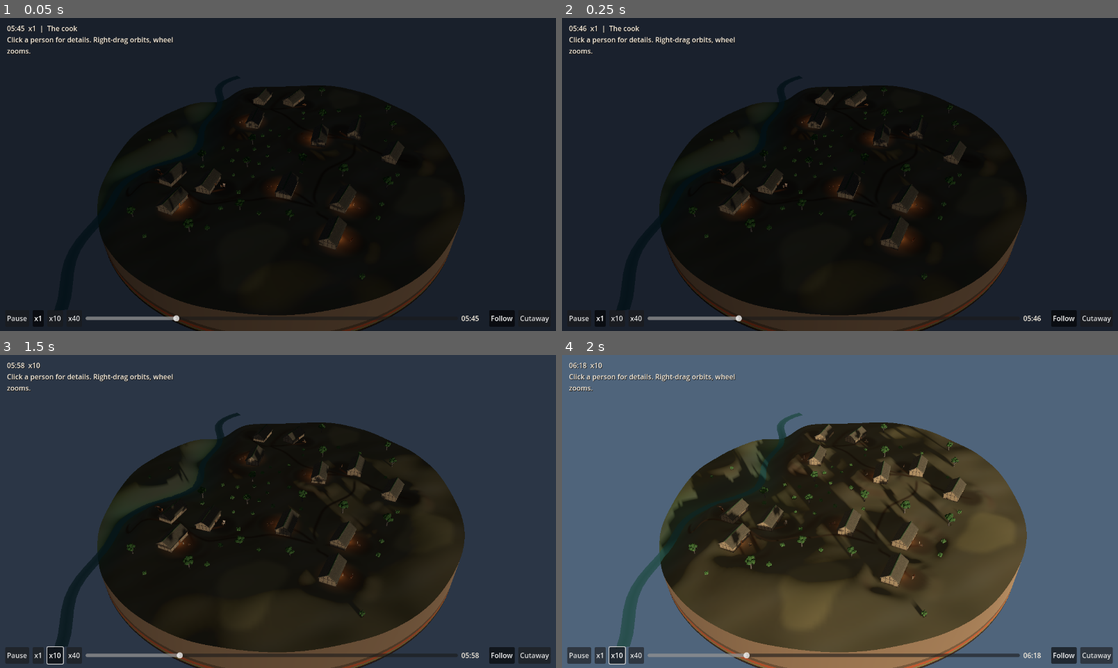
Above: before the commit, frames 1-4 (two rows, left to right).
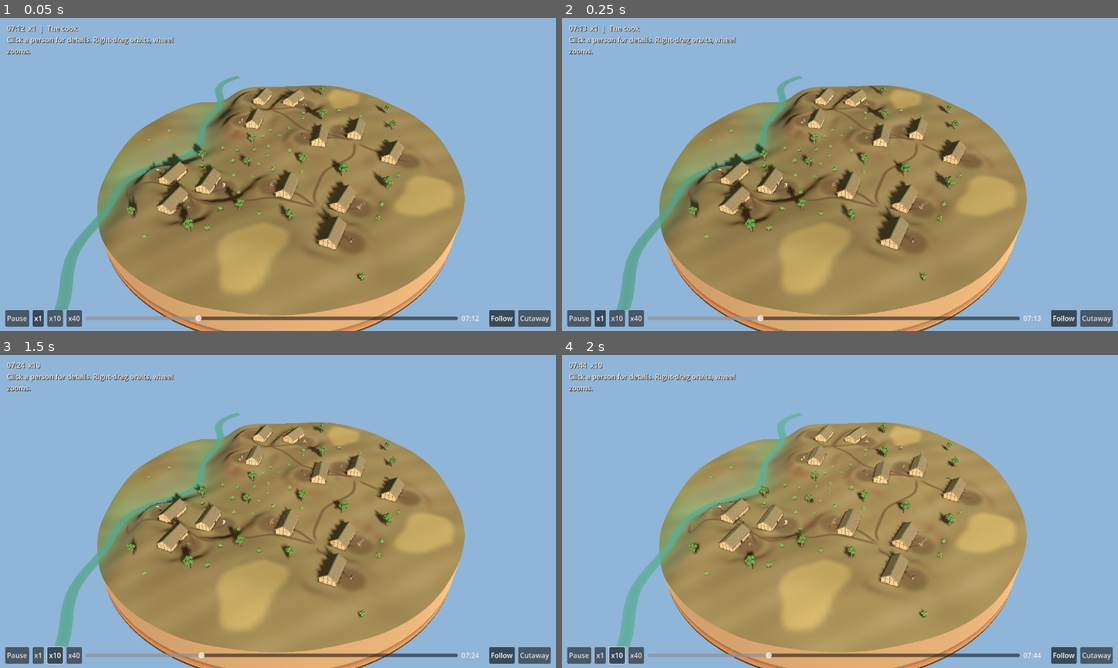
Above: after the commit, the same moments.

Repository: strata-bohemica/strata-bohemica
Game: Godot game, scene res://museum/app/museum_village.tscn
Two runs of this game, one before a commit and one after it. Both use one fixed random seed, a clock stepped at 60 frames per second and the inputs below.
Inputs:
- Up to frame 1 (0.05 s): no input
- Up to frame 2 (0.25 s): no input
- Up to frame 3 (1.5 s): click "x1" at 0.5 s; click "x10" at 1.25 s
- Up to frame 4 (2 s): no input

The runs differ from the first frame. In frame 1, 100% of the frame differs, in the area x 0-100%, y 0-100%; in frame 2, 100%; in frame 3, 100%; in frame 4, 99%.

Commit message:
M5: the museum in the browser (web build, phone layout, Pages workflow) (#5)
* M5: web build, touch and phone layout, Pages workflow

The museum exports to the browser (single-threaded Web preset) and is published
at /museum/ next to the diorama page by an extended Pages workflow that exports in
a godot-ci container. The UI scales with the screen density; on a phone the card
becomes a bottom sheet, the camera spans the width and the time bar loses the
speed buttons. Touch: tap selects, drag orbits, two fingers zoom. A left-drag
orbits on desktop too; a click needs press and release without moving.

Co-Authored-By: Claude Sonnet 5.5 <noreply@anthropic.com>

* museum: start on a bright morning

Co-Authored-By: Claude Sonnet 5.5 <noreply@anthropic.com>

---------

Co-authored-by: Claude Sonnet 5.5 <noreply@anthropic.com>

Diff:
--- a/checks/museum_village/test_ui.gd
+++ b/checks/museum_village/test_ui.gd
@@ -8,6 +8,27 @@
 const Schema = preload("res://museum/core/schema.gd")
 const CardPanel = preload("res://museum/ui/card_panel.gd")
 const DayClock = preload("res://museum/core/day_clock.gd")
+
+func _button(pos: Vector2, pressed: bool) -> InputEventMouseButton:
+	var e := InputEventMouseButton.new()
+	e.button_index = MOUSE_BUTTON_LEFT
+	e.pressed = pressed
+	e.position = pos
+	return e
+
+func _touch(app, index: int, pos: Vector2, pressed: bool) -> void:
+	var e := InputEventScreenTouch.new()
+	e.index = index
+	e.position = pos
+	e.pressed = pressed
+	app._unhandled_input(e)
+
+func _drag(app, index: int, from: Vector2, to: Vector2) -> void:
+	var e := InputEventScreenDrag.new()
+	e.index = index
+	e.position = to
+	e.relative = to - from
+	app._unhandled_input(e)
 
 func _initialize() -> void:
 	await process_frame
@@ -115,23 +136,44 @@
 	app.cam_target = app.village.workplace_world(target_id)
 	app.cam_dist = 14.0
 	app._refresh(0.0)
-	var click := InputEventMouseButton.new()
-	click.button_index = MOUSE_BUTTON_LEFT
-	click.pressed = true
-	click.position = app.camera.unproject_position(app.village.workplace_world(target_id) + Vector3(0, 1.0, 0))
-	app._unhandled_input(click)
+	var at_person: Vector2 = app.camera.unproject_position(app.village.workplace_world(target_id) + Vector3(0, 1.0, 0))
+	app._unhandled_input(_button(at_person, true))
+	t.eq(app.selected, 0, "a press alone does not select yet (a click is press and release without moving)")
+	app._unhandled_input(_button(at_person, false))
 	t.eq(app.selected, target_id, "a click on a person selects the homestead")
 	t.ok(app.card_panel.visible and app.card_panel.plain_text().contains(I18n.pick(app.world.occupied[target_id].homestead.name, "en")), "the card opens with its name")
 	var before: String = app.card_panel.plain_text()
 	app.toggle_language()
 	t.eq(app.lang, "cs", "the language toggles")
 	t.ok(app.card_panel.plain_text() != before and app.card_panel.plain_text().contains("Zdroje"), "the open card is redrawn in the new language")
-	var miss := InputEventMouseButton.new()
-	miss.button_index = MOUSE_BUTTON_LEFT
-	miss.pressed = true
-	miss.position = Vector2(5, 5)
-	app._unhandled_input(miss)
+	app._unhandled_input(_button(Vector2(5, 5), true))
+	app._unhandled_input(_button(Vector2(5, 5), false))
 	t.eq(app.selected, target_id, "a click on empty ground changes nothing")
+	# a drag orbits and never picks, even when it starts on a person
+	var yaw0: float = app.orbit_yaw
+	app._unhandled_input(_button(at_person, true))
+	var motion := InputEventMouseMotion.new()
+	motion.position = at_person + Vector2(40, 0)
+	motion.relative = Vector2(40, 0)
+	motion.button_mask = MOUSE_BUTTON_MASK_LEFT
+	app._unhandled_input(motion)
+	app._unhandled_input(_button(at_person + Vector2(40, 0), false))
+	t.ok(absf(app.orbit_yaw - yaw0) > 0.1, "dragging with the left button orbits the camera")
+	t.eq(app.selected, target_id, "a drag that starts on a person does not pick another")
+	app.select(0)
+	app._unhandled_input(_button(at_person, true))
+	app._unhandled_input(motion)
+	app._unhandled_input(_button(at_person, false))
+	t.eq(app.selected, 0, "a drag over a person from the overview does not select it")
+	# two fingers pinch-zoom and never click
+	var d0: float = app.cam_dist
+	_touch(app, 0, Vector2(300, 300), true)
+	_touch(app, 1, Vector2(400, 300), true)
+	_drag(app, 1, Vector2(300, 300), Vector2(500, 300))
+	t.ok(app.cam_dist < d0, "spreading two fingers zooms in (%.1f -> %.1f)" % [d0, app.cam_dist])
+	_touch(app, 0, Vector2(300, 300), false)
+	_touch(app, 1, Vector2(500, 300), false)
+	app.select(target_id)
 	var esc := InputEventKey.new()
 	esc.keycode = KEY_ESCAPE
 	esc.pressed = true
@@ -167,6 +209,30 @@
 	var work: Vector3 = app.village.workplace_world(walker_id) + Vector3(0, 0.9, 0)
 	t.ok(app.cam_target.distance_to(work) < 0.8, "with follow off the camera holds the work place (%.2f m off)" % app.cam_target.distance_to(work))
 
+	# layout: the card must fit on a phone as well as on a desktop, and never cover the time bar
+	var shown_id: int = app.focus_ids[0]
+	app.select(shown_id)
+	for sz in [Vector2i(390, 844), Vector2i(1280, 720), Vector2i(1920, 1080), Vector2i(820, 1180)]:
+		root.size = sz
+		await process_frame
+		await process_frame
+		var vp: Vector2 = Vector2(sz)
+		var card_rect: Rect2 = app.card_panel.get_global_rect()
+		var bar_rect: Rect2 = app.time_bar.get_global_rect()
+		var label := "%dx%d" % [sz.x, sz.y]
+		t.eq(app.narrow, sz.x < 700, "%s: narrow layout exactly on phone-sized screens" % label)
+		t.ok(card_rect.position.x >= -0.5 and card_rect.position.y >= -0.5 and card_rect.end.x <= vp.x + 0.5 and card_rect.end.y <= vp.y + 0.5, "%s: the card lies inside the screen %s" % [label, card_rect])
+		t.ok(card_rect.end.y <= bar_rect.position.y + 0.5, "%s: the card does not cover the time bar (%.0f vs %.0f)" % [label, card_rect.end.y, bar_rect.position.y])
+		t.ok(bar_rect.end.x <= vp.x + 0.5 and bar_rect.size.x > 200.0, "%s: the time bar fits (%.0f px)" % [label, bar_rect.size.x])
+		if sz.x < 700:
+			t.ok(card_rect.size.x > vp.x * 0.9 and card_rect.position.y > vp.y * 0.3, "%s: on a phone the card is a sheet along the bottom" % label)
+			t.ok(not app.time_bar.speed_buttons[0].visible, "%s: the speed buttons make room on a phone" % label)
+		else:
+			t.ok(card_rect.size.x <= 460.0 and card_rect.end.x > vp.x - 20.0, "%s: on a wide screen the card is docked right" % label)
+			t.ok(app.time_bar.speed_buttons[0].visible, "%s: the speed buttons are shown" % label)
+	root.size = Vector2i(1280, 720)
+	await process_frame
+
 	# time controls
 	app.select(0)
 	app.scrub(0.75)
--- a/museum/app/museum_village.gd
+++ b/museum/app/museum_village.gd
@@ -10,9 +10,10 @@
 const CardPanel = preload("res://museum/ui/card_panel.gd")
 const TimeBar = preload("res://museum/ui/time_bar.gd")
 
-const START_FRACTION := 0.24
+const START_FRACTION := 0.30    # a bright morning, the households already at work
 const OVERVIEW_DIST := 175.0
 const FOCUS_DIST := 15.0
+const NARROW_OVERVIEW_DIST := 205.0
 const HOUSE_DIST := 32.0           # an unstaffed house is looked at from further away (there is no person to see)
 
 var world: Dictionary
@@ -38,6 +39,12 @@
 var cam_target := Vector3(0, 4, 0)
 var cam_dist := OVERVIEW_DIST
 var _card_phase := ""
+var _press_pos := Vector2.ZERO     # left button: a press that does not move is a click (pick), one that moves orbits
+var _pressing := false
+var _dragged := false
+var _touches: Dictionary = {}      # finger index -> position; two fingers pinch-zoom
+var _pinch_dist := 0.0
+var narrow := false                # a phone-sized screen: card as a bottom sheet, fewer controls
 var _card_shift := 0.0            # 0..1: how far the view is pushed aside for the open card
 
 func _ready() -> void:
@@ -53,6 +60,9 @@
 	add_child(village)
 	village.build(world.village, world.terrain, world.occupied)
 	t = START_FRACTION * float(period.day_length_s)
+	_fit_ui_scale()
+	get_viewport().size_changed.connect(func(): apply_layout(get_viewport().get_visible_rect().size))
+	apply_layout(get_viewport().get_visible_rect().size)
 	_refresh(0.0)
 
 func _build_world() -> void:
@@ -95,6 +105,23 @@
 	layer.add_child(time_bar)
 	add_child(layer)
 
+# ---- layout ---------------------------------------------------------------------------------------------------
+
+## Scale the UI to the screen density, so text is as large on a phone as on a desktop (in CSS pixels).
+func _fit_ui_scale() -> void:
+	var scale := DisplayServer.screen_get_scale()
+	if OS.has_feature("web"):
+		var dpr: Variant = JavaScriptBridge.eval("window.devicePixelRatio || 1")
+		scale = float(dpr) if dpr != null else 1.0
+	get_window().content_scale_factor = clampf(scale, 1.0, 3.0)
+
+## Re-flow the UI for a viewport of this size (what the window reports after content scaling).
+func apply_layout(size: Vector2) -> void:
+	narrow = size.x < 700.0
+	camera.keep_aspect = Camera3D.KEEP_WIDTH if narrow else Camera3D.KEEP_HEIGHT   # on a phone the field of view spans the width
+	card_panel.set_layout(size)
+	time_bar.set_narrow(narrow)
+
 # ---- state changes (also what the checks drive) ---------------------------------------------------------
 
 ## Select a house (0 = overview): the camera goes there and its card opens.
@@ -173,7 +200,7 @@
 	env.background_color = Color("#0c0f18").lerp(Color("#8fb5d9"), daylight)
 	env.ambient_light_color = Color("#2b3652").lerp(Color("#a09c92"), daylight)
 	env.ambient_light_energy = lerpf(0.5, 0.6, daylight)
-	var want_dist := OVERVIEW_DIST if selected == 0 else (FOCUS_DIST if world.occupied.has(selected) else HOUSE_DIST)
+	var want_dist := (NARROW_OVERVIEW_DIST if narrow else OVERVIEW_DIST) if selected == 0 else (FOCUS_DIST if world.occupied.has(selected) else HOUSE_DIST)
 	var k := 1.0 - exp(-4.0 * delta) if delta > 0.0 else 1.0
 	cam_target = cam_target.lerp(_focus_target(), k)
 	cam_dist = lerpf(cam_dist, want_dist, k)
@@ -183,7 +210,11 @@
 	# keep the subject in the free part of the screen while the card covers the right side
 	_card_shift = lerpf(_card_shift, 1.0 if card_panel.visible else 0.0, k)
 	var aspect: float = get_viewport().get_visible_rect().size.aspect()
-	camera.h_offset = _card_shift * 0.17 * 2.0 * cam_dist * tan(deg_to_rad(camera.fov * 0.5)) * aspect
+	var span := 2.0 * cam_dist * tan(deg_to_rad(camera.fov * 0.5))     # world size of the kept dimension at the target
+	var view_w := span if narrow else span * aspect
+	var view_h := span / aspect if narrow else span
+	camera.h_offset = 0.0 if narrow else _card_shift * 0.17 * view_w
+	camera.v_offset = -_card_shift * 0.2 * view_h if narrow else 0.0
 	_update_card(false)
 	var hours := f * 24.0
 	var line := "%02d:%02d  x%d%s" % [int(hours), int(fmod(hours, 1.0) * 60.0), int(speed), "  (paused)" if paused else ""]
@@ -191,7 +222,7 @@
 		line += "  |  %s: %s" % [_name_of(selected), I18n.tr_("phase.%s" % _phase_of(selected), lang) if _phase_of(selected) != "" else ""]
 	elif hover_id != 0:
 		line += "  |  %s" % _name_of(hover_id)
-	hud.text = line + "\n" + (I18n.tr_("ui.hint", lang) if selected == 0 else I18n.tr_("ui.help", lang))
+	hud.text = line if narrow else line + "\n" + (I18n.tr_("ui.hint", lang) if selected == 0 else I18n.tr_("ui.help", lang))
 	time_bar.sync(f, paused, speed, follow, cutaway, lang)
 
 ## Which homestead is under the mouse? (Only while no button is held, so orbiting does not flicker the cursor.)
@@ -227,15 +258,46 @@
 			KEY_HOME:
 				orbit_yaw = deg_to_rad(20.0)
 				orbit_pitch = deg_to_rad(-38.0)
-	elif event is InputEventMouseMotion and (event.button_mask & (MOUSE_BUTTON_MASK_RIGHT | MOUSE_BUTTON_MASK_MIDDLE)) != 0:
-		orbit_yaw -= event.relative.x * 0.006
-		orbit_pitch = clampf(orbit_pitch - event.relative.y * 0.006, deg_to_rad(-85.0), deg_to_rad(-3.0))
-	elif event is InputEventMouseButton and event.pressed:
+	elif event is InputEventScreenTouch:
+		if event.pressed:
+			_touches[event.index] = event.position
+		else:
+			_touches.erase(event.index)
+		if _touches.size() == 2:
+			_pinch_dist = _pinch_distance()
+			_dragged = true                       # the emulated mouse press of the first finger must not become a click
+	elif event is InputEventScreenDrag:
+		_touches[event.index] = event.position
+		if _touches.size() == 2:
+			var d := _pinch_distance()
+			if _pinch_dist > 1.0 and d > 1.0:
+				cam_dist = clampf(cam_dist * _pinch_dist / d, 5.0 if selected != 0 else 40.0, 300.0)
+			_pinch_dist = d
+	elif event is InputEventMouseMotion:
+		var left: bool = (event.button_mask & MOUSE_BUTTON_MASK_LEFT) != 0
+		var other: bool = (event.button_mask & (MOUSE_BUTTON_MASK_RIGHT | MOUSE_BUTTON_MASK_MIDDLE)) != 0
+		if left and _pressing and _touches.size() < 2 and event.position.distance_to(_press_pos) > 8.0:
+			_dragged = true
+		if (left and _dragged and _touches.size() < 2) or other:
+			orbit_yaw -= event.relative.x * 0.006
+			orbit_pitch = clampf(orbit_pitch - event.relative.y * 0.006, deg_to_rad(-85.0), deg_to_rad(-3.0))
+	elif event is InputEventMouseButton:
 		if event.button_index == MOUSE_BUTTON_LEFT:
-			var id := pick_at(event.position)
-			if id != 0:
-				select(id)
-		elif event.button_index == MOUSE_BUTTON_WHEEL_UP:
+			if event.pressed:
+				_pressing = true
+				_dragged = _touches.size() >= 2
+				_press_pos = event.position
+			elif _pressing:
+				_pressing = false
+				if not _dragged:
+					var id := pick_at(event.position)
+					if id != 0:
+						select(id)
+		elif event.pressed and event.button_index == MOUSE_BUTTON_WHEEL_UP:
 			cam_dist = maxf(5.0 if selected != 0 else 40.0, cam_dist * 0.9)
-		elif event.button_index == MOUSE_BUTTON_WHEEL_DOWN:
+		elif event.pressed and event.button_index == MOUSE_BUTTON_WHEEL_DOWN:
 			cam_dist = minf(300.0, cam_dist * 1.1)
+
+func _pinch_distance() -> float:
+	var pts := _touches.values()
+	return (pts[0] as Vector2).distance_to(pts[1]) if pts.size() >= 2 else 0.0
--- a/museum/ui/card_panel.gd
+++ b/museum/ui/card_panel.gd
@@ -66,6 +66,28 @@
 	body.add_theme_color_override("default_color", Color("#F3EBDD"))
 	scroll.add_child(body)
 
+## Wide screens: a panel on the right. Narrow ones (phones): a sheet along the bottom, above the time bar.
+func set_layout(viewport_size: Vector2) -> void:
+	var narrow := viewport_size.x < 700.0
+	if narrow:
+		anchor_left = 0.0
+		anchor_right = 1.0
+		anchor_top = 1.0
+		anchor_bottom = 1.0
+		offset_left = 8.0
+		offset_right = -8.0
+		offset_bottom = -56.0
+		offset_top = -56.0 - clampf(viewport_size.y * 0.5, 260.0, 560.0)
+	else:
+		anchor_left = 1.0
+		anchor_right = 1.0
+		anchor_top = 0.0
+		anchor_bottom = 1.0
+		offset_left = -460.0
+		offset_right = -12.0
+		offset_top = 12.0
+		offset_bottom = -64.0
+
 func show_card(card: Dictionary, p_lang: String) -> void:
 	current = card
 	lang = p_lang
--- a/museum/ui/time_bar.gd
+++ b/museum/ui/time_bar.gd
@@ -60,6 +60,12 @@
 	cutaway_button.pressed.connect(func(): cutaway_toggled.emit())
 	add_child(cutaway_button)
 
+## On a phone the speed buttons and the clock label make way for the slider.
+func set_narrow(narrow: bool) -> void:
+	for b in speed_buttons:
+		b.visible = not narrow
+	clock_label.visible = not narrow
+
 ## Reflect the app's state (no signals fired).
 func sync(fraction: float, paused: bool, speed: float, follow: bool, cutaway: bool, lang: String) -> void:
 	if not dragging:
--- a/project.godot
+++ b/project.godot
@@ -4,8 +4,12 @@
 [application]
 
 config/name="Strata Bohemica"
+config/features=PackedStringArray("4.5", "GL Compatibility")
+config/icon="res://museum/ui/brand/mark.png"
 run/main_scene="res://museum/app/museum_village.tscn"
-config/features=PackedStringArray("4.5", "GL Compatibility")
+boot_splash/bg_color=Color(0.1176, 0.098, 0.0784, 1)
+boot_splash/image="res://museum/ui/brand/mark.png"
+boot_splash/fullsize=false
 
 [display]
 
Not shown, added: export_presets.cfg
Binary file added: museum/ui/brand/mark.png
Not shown, added: museum/ui/brand/mark.png.import
